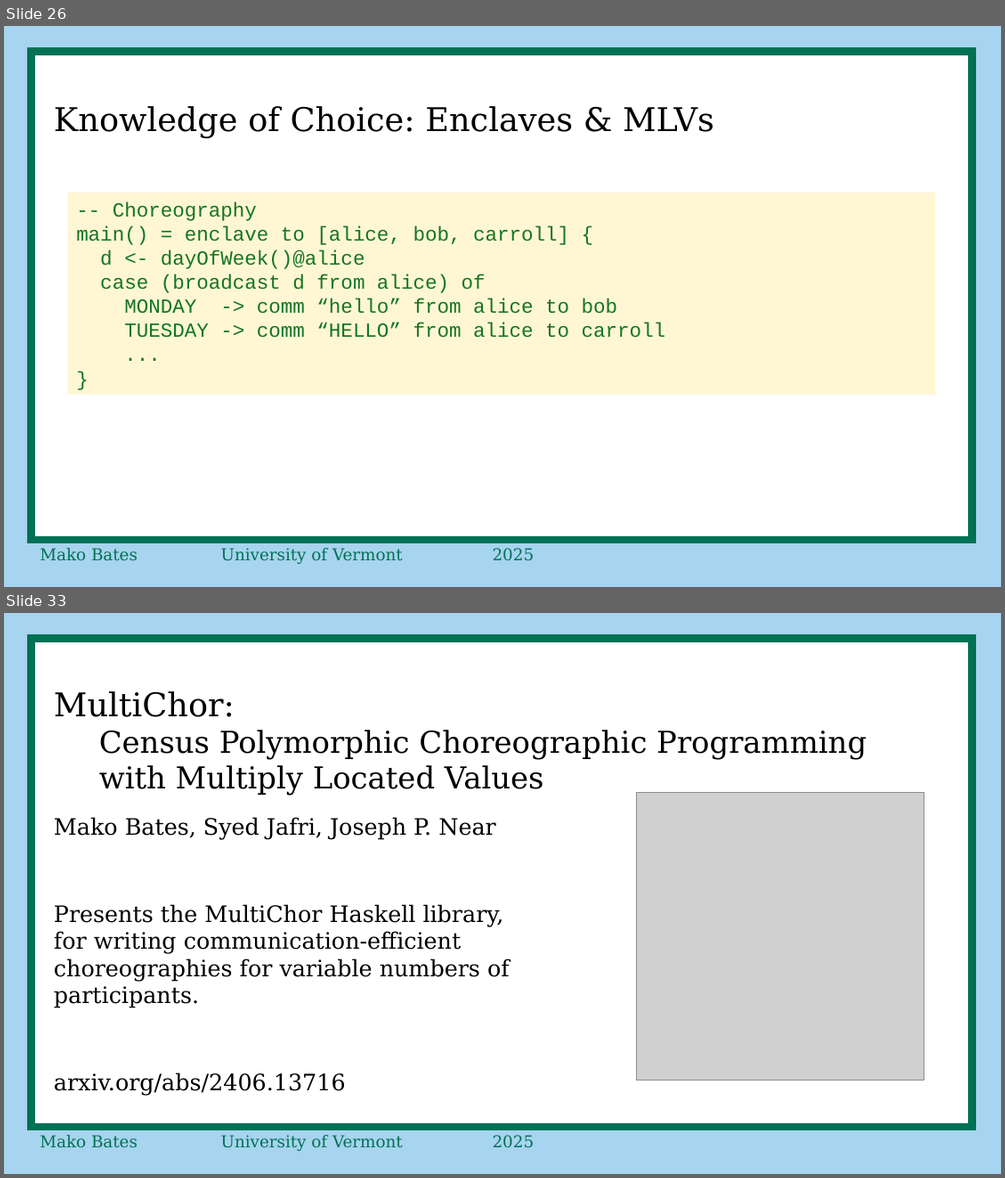
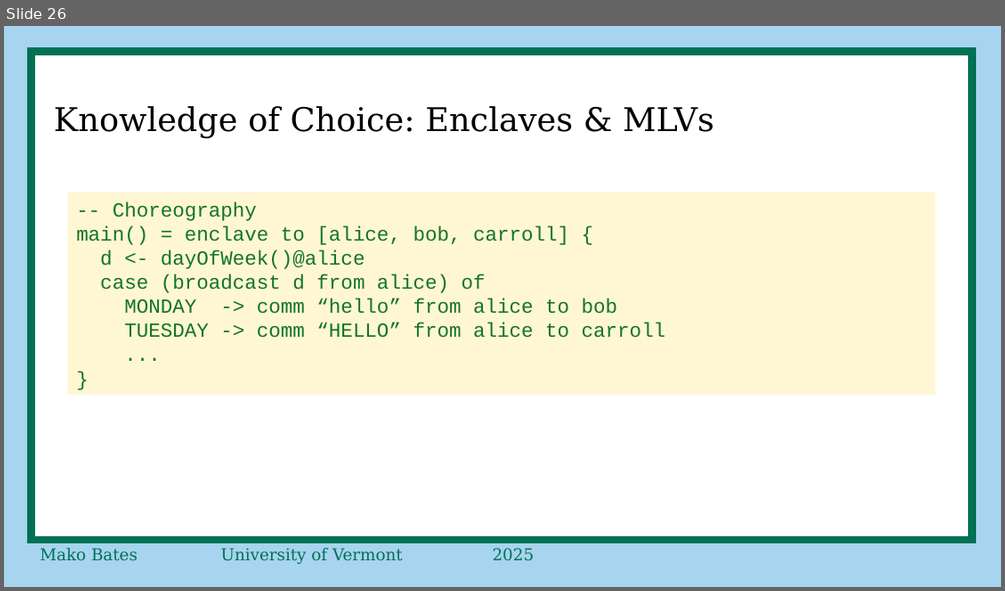
Before and after one commit to ShapeOfMatter/thesis_CP_UVM, a slide deck: proposal defense.odp. Shown one above the other, each under a label of ours: slides 26 and 33 before the commit, slide 26 after it; the slides between them are not shown. The pictures are 1005x1178 and 1005x591 pixels, drawn with LibreOffice and Linux fonts; fonts in the diff are those of the drawing; grey boxes stand for pictures. Boxes give left, top, right and bottom in pixels: in the first picture for what was removed or moved away, otherwise in the second. Text is boxed around its words. In the diff, an @@ line names an element or a change of style, - is before the commit and + after.

```diff
--- a/proposal defense.odp
+++ b/proposal defense.odp
@@ slide 33 removed at bbox=[4, 613, 1001, 1174], background #A7D4EE; not listed: 2 template elements that a slide beside it also shows @@
@@ title removed at bbox=[54, 691, 866, 795] @@
-MultiChor:
-Census Polymorphic Choreographic Programming
-with Multiply Located Values
@@ picture removed at bbox=[636, 793, 924, 1080] @@
@@ text removed at bbox=[54, 817, 510, 1095] @@
-Mako Bates, Syed Jafri, Joseph P. Near
-Presents the MultiChor Haskell library,
-for writing communication-efficient
-choreographies for variable numbers of
-participants.
-arxiv.org/abs/2406.13716
```
Also in this commit, not shown: 1 slide changed, 22 slides added, 27 other slides removed.
